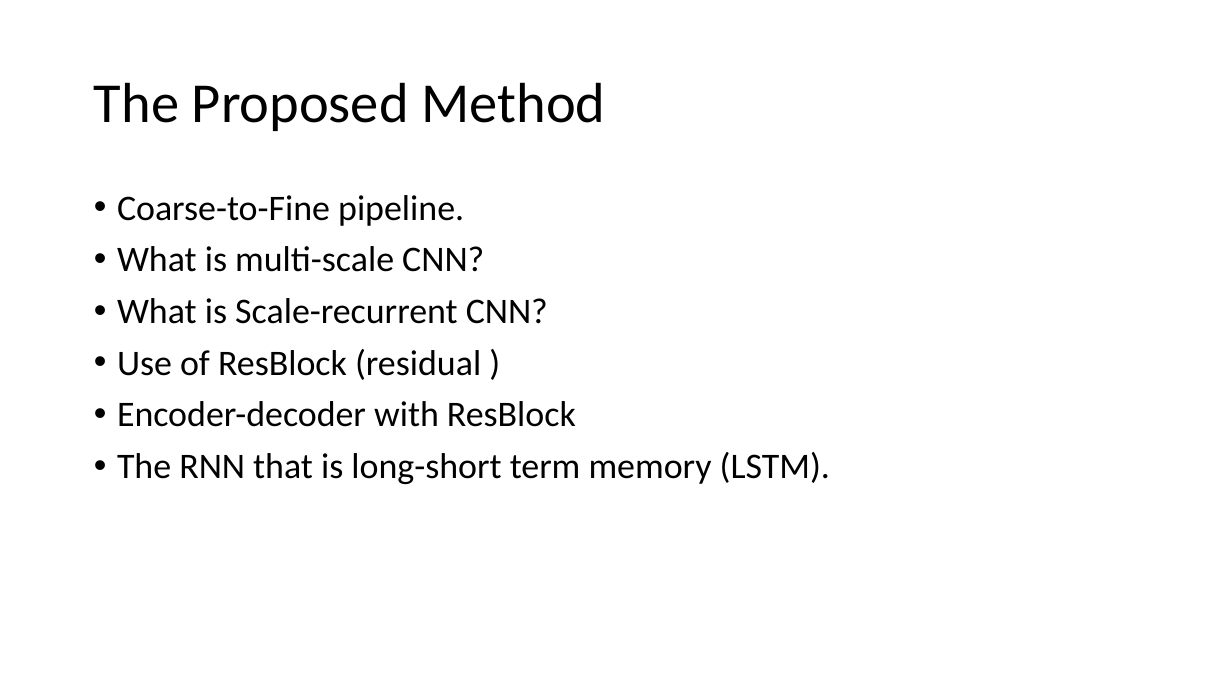
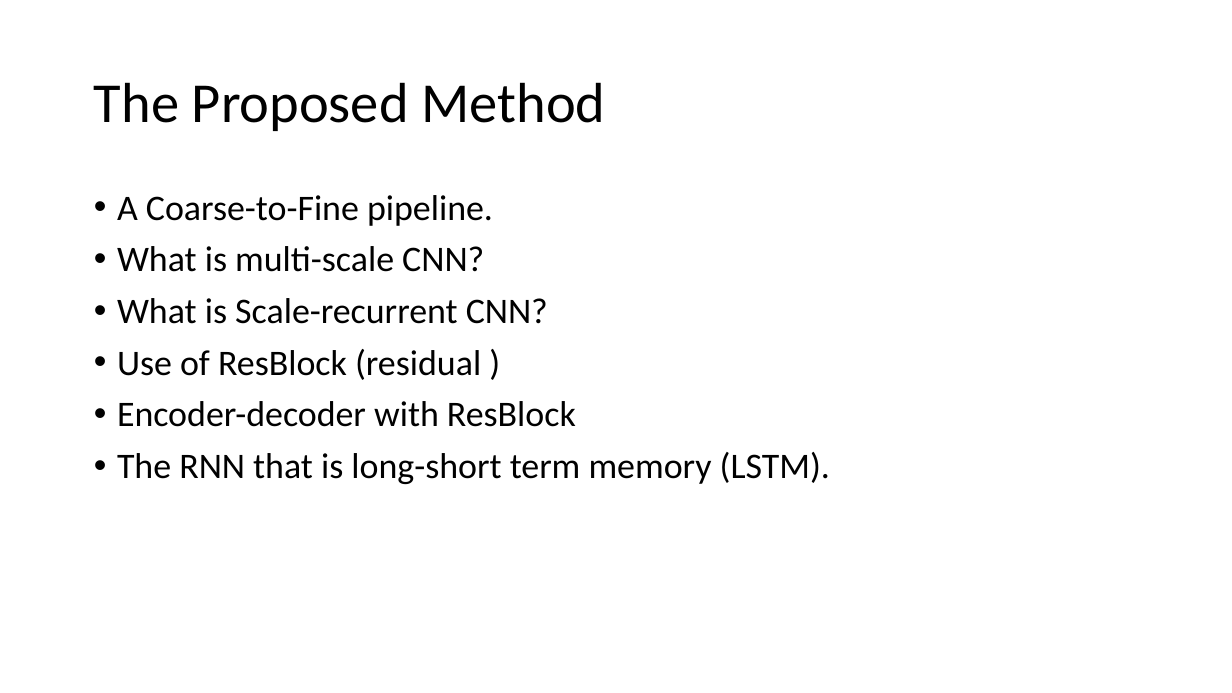
Before and after one commit to Tomlevron/Digital-image-processing, a slide deck: slide 6 of Slideshow/Scale-recurrent network for deblurring.pptx. Drawn at 1232x693 pixels with LibreOffice and Linux fonts; fonts in the diff are those of the drawing. Boxes give left, top, right and bottom in pixels: in the first picture for what was removed or moved away, otherwise in the second. Text is boxed around its words. In the diff, an @@ line names an element or a change of style, - is before the commit and + after.

```diff
--- a/Slideshow/Scale-recurrent network for deblurring.pptx
+++ b/Slideshow/Scale-recurrent network for deblurring.pptx
@@ text at <box>117,195,493,226</box>: text changed @@
-• Coarse-to-Fine pipeline.
+• A Coarse-to-Fine pipeline.
```
Also in this commit, not shown: 2 other slides changed, 1 slide added, 1 slide removed.
